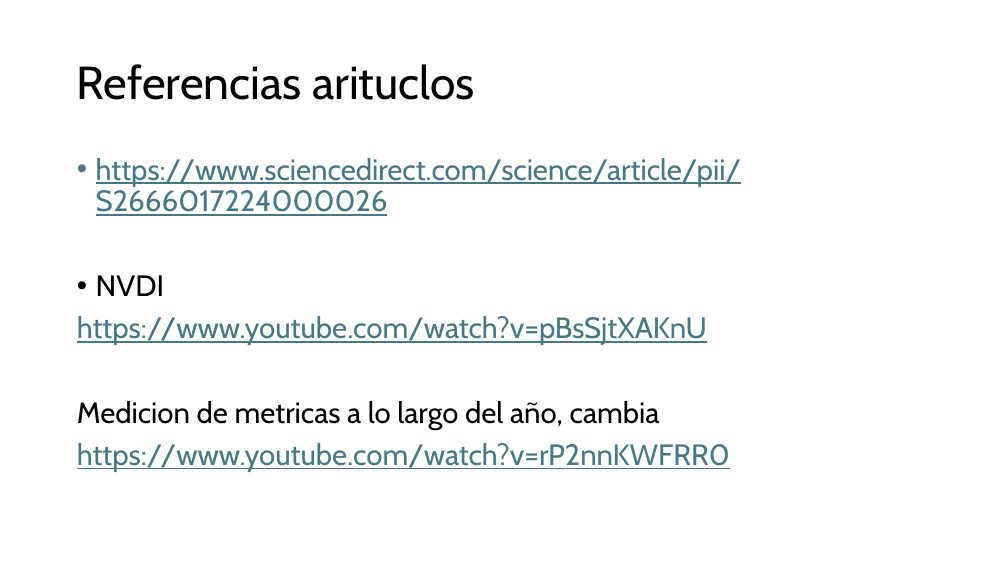
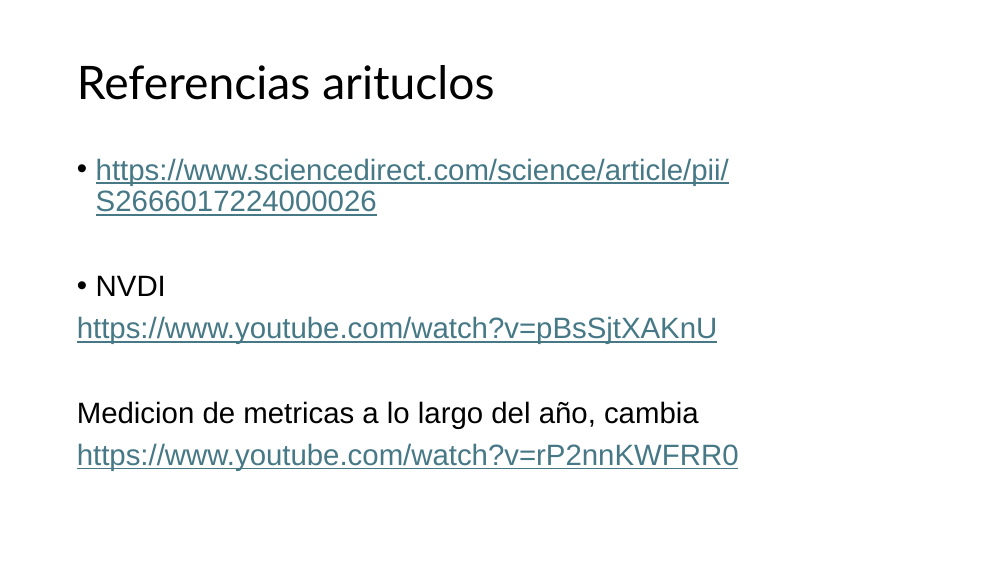
Before and after one commit to orlandombaa/Selene, a slide deck: slide 13 of selene/docs/Aditional documentation/Modelo de negocios selene.pptx (slide 7 before the commit). Drawn at 1008x567 pixels with LibreOffice and Linux fonts; fonts in the diff are those of the drawing. Boxes give left, top, right and bottom in pixels: in the first picture for what was removed or moved away, otherwise in the second. Text is boxed around its words. In the diff, an @@ line names an element or a change of style, - is before the commit and + after.

```diff
--- a/selene/docs/Aditional documentation/Modelo de negocios selene.pptx
+++ b/selene/docs/Aditional documentation/Modelo de negocios selene.pptx
@@ title "Referencias arituclos" at (77,65,494,100): font Cabin to Lato @@
@@ text "https://www.sciencedirect.com/science/article/pii/S266601722 ..." at (77,158,739,471): font Cabin to Arial; less space between paragraphs @@
```
Also in this commit, not shown: 6 other slides changed, 7 slides added, 16 other files.
